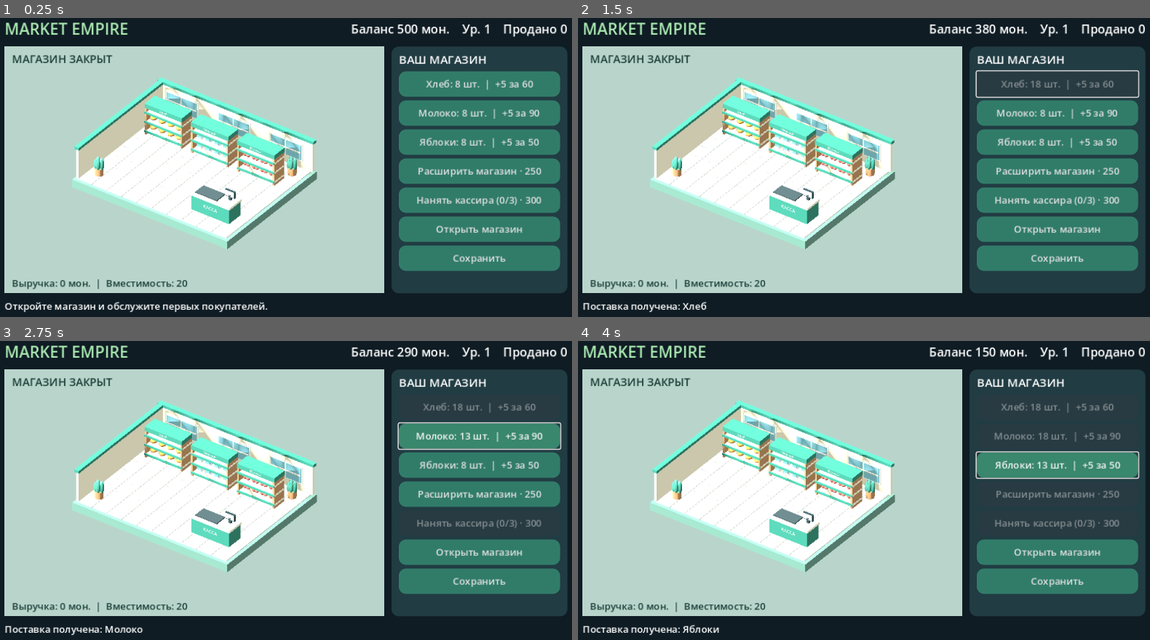
Above: before the commit, frames 1-4 (two rows, left to right).
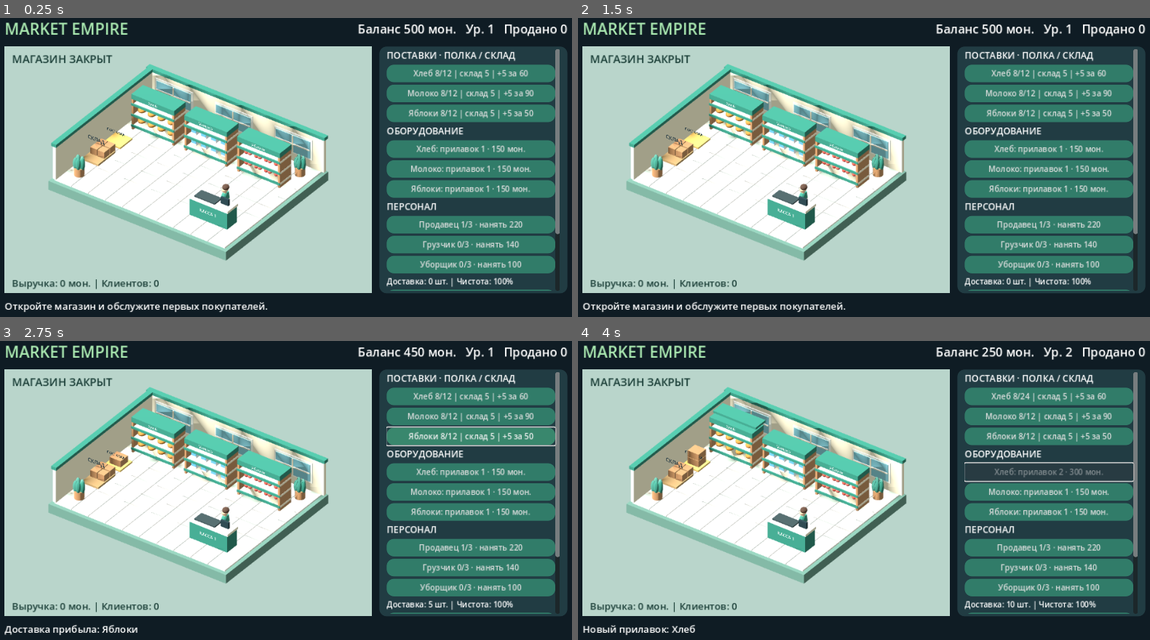
Above: after the commit, the same moments.

Repository: Denis-create-boop/mobile_game
Game: Godot game, scene res://main.tscn
The game is run twice, just before and just after one commit, with the same random seed, the same clock (stepped at 60 frames per second) and the same inputs.
Inputs (mouse positions are in pixels of both pictures, inside the frame that each line leads up to):
- Up to frame 1 (0.25 s): no input
- Up to frame 2 (1.5 s): click (1058, 83) at 0.5 s, where only the run before the commit has a clickable "Хлеб: 8 шт. | +5 за 60"; click (1058, 83) at 1.25 s, where only the run before the commit has a clickable "Хлеб: 13 шт. | +5 за 60"
- Up to frame 3 (2.75 s): click (480, 436) at 2 s, where only the run before the commit has a clickable "Молоко: 8 шт. | +5 за 90"
- Up to frame 4 (4 s): click (1058, 436) at 2.75 s, where only the run before the commit has a clickable "Молоко: 13 шт. | +5 за 90"; click (1058, 466) at 3.5 s, where only the run before the commit has a clickable "Яблоки: 8 шт. | +5 за 50"

The runs differ from the first frame. In frame 1, 30% of the frame differs, in the area x 8-100%, y 1-92%; in frame 2, 32%; in frame 3, 31%; in frame 4, 34%, in the area x 1-100%, y 1-99%.

Commit message:
Implement customer orders, seller service, warehouse deliveries and staff roles

Diff:
--- a/main.gd
+++ b/main.gd
@@ -10,7 +10,23 @@
 var level: int = 1
 var sold: int = 0
 var revenue: int = 0
-var workers: int = 0
+var workers: int = 1
+var loaders: int = 0
+var cleaners: int = 0
+var storage: Array = [5,5,5]
+var delivery: Array = [0,0,0]
+var shelf_levels: Array = [1,1,1]
+var dirt: float = 0.0
+var sellers: Array = []
+var loader_pos := Vector3(-4,0,1)
+var cleaner_pos := Vector3(-3,0,2)
+var loader_phase: int = 0
+var loader_item: int = -1
+var loader_amount: int = 0
+var cleaner_target := Vector3(-3,0,2)
+var staff_buttons: Array[Button] = []
+var shelf_buttons: Array[Button] = []
+var info: Label
 var running: bool = false
 var elapsed: float = 0.0
 var customer_x: float = 0.0
@@ -28,6 +44,8 @@
 func _ready():
 	rng.randomize()
 	load_game()
+	for i in range(workers):
+		add_seller()
 	build_ui()
 	refresh()
 
@@ -37,8 +55,8 @@
 	s.set_corner_radius_all(radius)
 	s.content_margin_left = 12
 	s.content_margin_right = 12
-	s.content_margin_top = 7
-	s.content_margin_bottom = 7
+	s.content_margin_top = 4
+	s.content_margin_bottom = 4
 	return s
 
 func label(parent: Node, value: String, size: int = 18) -> Label:
@@ -51,8 +69,8 @@
 func button(parent: Node, value: String, action: Callable) -> Button:
 	var b = Button.new()
 	b.text = value
-	b.custom_minimum_size.y = 42
-	b.add_theme_font_size_override("font_size", 16)
+	b.custom_minimum_size.y = 29
+	b.add_theme_font_size_override("font_size", 13)
 	b.add_theme_stylebox_override("normal", style(Color("#317c69")))
 	b.add_theme_stylebox_override("hover", style(Color("#39876d")))
 	b.add_theme_stylebox_override("pressed", style(Color("#1a493e")))
@@ -91,17 +109,28 @@
 	world.add_child(visual)
 	visual.set_anchors_and_offsets_preset(Control.PRESET_FULL_RECT)
 	var panel = PanelContainer.new()
-	panel.custom_minimum_size.x = 290
+	panel.custom_minimum_size.x = 310
 	panel.add_theme_stylebox_override("panel", style(Color("#213c43")))
 	row.add_child(panel)
+	var scroll = ScrollContainer.new()
+	scroll.horizontal_scroll_mode = ScrollContainer.SCROLL_MODE_DISABLED
+	panel.add_child(scroll)
 	var side = VBoxContainer.new()
-	side.add_theme_constant_override("separation", 6)
-	panel.add_child(side)
-	label(side, "ВАШ МАГАЗИН", 19)
+	side.size_flags_horizontal = Control.SIZE_EXPAND_FILL
+	side.add_theme_constant_override("separation", 4)
+	scroll.add_child(side)
+	label(side, "ПОСТАВКИ · ПОЛКА / СКЛАД", 15)
 	for i in range(GOODS.size()):
 		shop_rows.append(button(side, "", buy.bind(i)))
-	upgrade = button(side, "", expand_store)
-	hire = button(side, "", hire_worker)
+	label(side, "ОБОРУДОВАНИЕ", 15)
+	for i in range(3):
+		shelf_buttons.append(button(side, "", expand_shelf.bind(i)))
+	label(side, "ПЕРСОНАЛ", 15)
+	for i in range(3):
+		staff_buttons.append(button(side, "", hire_role.bind(i)))
+	info = label(side, "", 13)
+	button(side, "Разгрузить / пополнить вручную", manual_load)
+	button(side, "Убрать магазин вручную", manual_clean)
 	open_button = button(side, "", toggle_shop)
 	button(side, "Сохранить", save_game)
 	hint = label(root, "", 16)
@@ -109,105 +138,286 @@
 	hint.custom_minimum_size.y = 42
 
 func refresh():
-	hud.text = "Баланс %d мон.    Ур. %d    Продано %d" % [cash, level, sold]
-	for i in range(GOODS.size()):
-		shop_rows[i].text = "%s: %d шт.  |  +5 за %d" % [GOODS[i], stock[i], COST[i]*5]
-		shop_rows[i].disabled = cash < COST[i]*5 or stock[i]+5 > capacity()
-	upgrade.text = "Расширить магазин · %d" % upgrade_cost()
-	upgrade.disabled = cash < upgrade_cost() or level >= 10
-	hire.text = "Нанять кассира (%d/3) · %d" % [workers, hire_cost()]
-	hire.disabled = cash < hire_cost() or workers >= 3
+	hud.text = "Баланс %d мон.   Ур. %d   Продано %d" % [cash, level, sold]
+	for i in range(3):
+		shop_rows[i].text = "%s %d/%d | склад %d | +5 за %d" % [GOODS[i],stock[i],capacity(i),storage[i],COST[i]*5]
+		shop_rows[i].disabled = cash < COST[i]*5 or storage[i]+delivery[i]+5 > 40
+		shelf_buttons[i].text = "%s: прилавок %d · %d мон." % [GOODS[i],shelf_levels[i],150*shelf_levels[i]]
+		shelf_buttons[i].disabled = shelf_levels[i]>=3 or cash<150*shelf_levels[i]
+	var counts = [workers,loaders,cleaners]
+	var names = ["Продавец","Грузчик","Уборщик"]
+	for i in range(3):
+		staff_buttons[i].text = "%s %d/3 · нанять %d" % [names[i],counts[i],role_cost(i)]
+		staff_buttons[i].disabled = counts[i]>=3 or cash<role_cost(i)
 	open_button.text = "Закрыть магазин" if running else "Открыть магазин"
+	info.text = "Доставка: %d шт. | Чистота: %d%%" % [delivery[0]+delivery[1]+delivery[2],roundi(100-dirt)]
 	hint.text = message
-	world.queue_redraw()
-
-func capacity() -> int:
-	return 20 + (level-1)*10
-
-func upgrade_cost() -> int:
-	return 250*level
-
-func hire_cost() -> int:
-	return 300*(workers+1)
+
+func capacity(i: int = 0) -> int:
+	return 12*shelf_levels[i]
+
+func role_cost(i: int) -> int:
+	return [220*workers,140*(loaders+1),100*(cleaners+1)][i]
 
 func buy(i: int):
-	if cash < COST[i]*5 or stock[i]+5 > capacity():
+	if cash<COST[i]*5 or storage[i]+delivery[i]+5>40:
 		return
 	cash -= COST[i]*5
-	stock[i] += 5
-	message = "Поставка получена: " + GOODS[i]
+	delivery[i] += 5
+	message = "Доставка прибыла: " + GOODS[i]
 	refresh()
 	save_game()
 
-func expand_store():
-	if cash < upgrade_cost() or level >= 10:
-		return
-	cash -= upgrade_cost()
+func expand_shelf(i: int):
+	if shelf_levels[i]>=3 or cash<150*shelf_levels[i]:
+		return
+	cash -= 150*shelf_levels[i]
+	shelf_levels[i] += 1
 	level += 1
-	message = "Магазин расширен! Вместимость и поток покупателей увеличены."
+	message = "Новый прилавок: " + GOODS[i]
 	refresh()
 	save_game()
 
-func hire_worker():
-	if cash < hire_cost() or workers >= 3:
-		return
-	cash -= hire_cost()
-	workers += 1
-	message = "Кассир нанят. Обслуживание покупателей ускорено."
+func hire_role(i: int):
+	var count: int = [workers,loaders,cleaners][i]
+	if count>=3 or cash<role_cost(i):
+		return
+	cash -= role_cost(i)
+	match i:
+		0:
+			workers += 1
+			add_seller()
+		1: loaders += 1
+		2: cleaners += 1
+	message = ["Продавец нанят","Грузчик нанят","Уборщик нанят"][i]
+	refresh()
+	save_game()
+
+func manual_load():
+	if loader_phase != 0:
+		return
+	for i in range(3):
+		if delivery[i]>0:
+			storage[i] += delivery[i]
+			delivery[i] = 0
+	for i in range(3):
+		var amount = mini(storage[i],capacity(i)-stock[i])
+		stock[i] += amount
+		storage[i] -= amount
+	message = "Товар разгружен, полки пополнены."
+	refresh()
+	save_game()
+
+func manual_clean():
+	dirt = 0
+	message = "Магазин чистый."
 	refresh()
 	save_game()
 
 func toggle_shop():
 	running = not running
 	elapsed = 0
-	message = "Магазин открыт. Следите за запасами." if running else "Магазин закрыт."
-	refresh()
+	message = "Магазин открыт." if running else "Магазин закрыт. Завершаем обслуживание."
+	refresh()
+
+func counter(i: int) -> Vector3:
+	return Vector3(3.1-i*2.7,0,2.3)
+
+func shelf_pos(i: int) -> Vector3:
+	return Vector3(-3.25+i*3.1,0,-1.35)
+
+func add_seller():
+	var p = counter(sellers.size())+Vector3(0,0,-0.95)
+	sellers.append({"pos":p,"phase":0,"customer":null,"item":-1,"timer":0.0,"carry":false})
+
+func move_actor(actor: Dictionary, target: Vector3, delta: float, speed: float = 2.6) -> bool:
+	var p: Vector3 = actor["pos"]
+	actor["pos"] = p.move_toward(target,speed*delta)
+	return actor["pos"].distance_to(target)<0.03
 
 func _process(delta):
 	if world == null:
 		return
 	if running:
 		elapsed += delta
-		var interval = maxf(0.8, 3.2 - 0.18*(level-1) - 0.4*workers)
-		if elapsed >= interval:
-			elapsed = 0.0
-			sell()
-	for customer in customers:
-		customer["progress"] += delta * 0.45
-	customers = customers.filter(func(c): return c["progress"] < 1.0)
-	world.queue_redraw()
-
-func sell():
-	var i = rng.randi_range(0, GOODS.size()-1)
-	customers.append({"progress": 0.0, "color": COLORS[i]})
-	if stock[i] > 0:
-		stock[i] -= 1
-		cash += PRICE[i]
-		revenue += PRICE[i]
-		sold += 1
-		message = "Покупатель купил %s · +%d" % [GOODS[i].to_lower(), PRICE[i]]
-	else:
-		message = "Покупатель ушёл: нет товара «%s»." % GOODS[i]
-	refresh()
-	save_game()
+		if elapsed>=maxf(3.0,6.0-workers*0.6+dirt*0.04) and customers.size()<6:
+			elapsed = 0
+			customers.append({"pos":Vector3(-4.1,0,3.65),"phase":0,"item":rng.randi_range(0,2),"timer":0.0,"carry":false,"counter":-1})
+	for c in customers:
+		if c["phase"]==0:
+			var q = customers.find(c)
+			move_actor(c,Vector3(-3.8+minf(q,4)*0.85,0,3.4),delta)
+		elif c["phase"]==1:
+			if move_actor(c,counter(c["counter"])+Vector3(0,0,0.95),delta):
+				c["phase"]=2
+		elif c["phase"]==4:
+			if move_actor(c,Vector3(-4.1,0,3.7),delta):
+				c["phase"]=5
+	customers = customers.filter(func(c): return c["phase"]!=5)
+	for i in range(sellers.size()):
+		service(sellers[i],i,delta)
+	update_loader(delta)
+	if cleaners>0:
+		cleaner_pos=cleaner_pos.move_toward(cleaner_target,delta*1.6)
+		if cleaner_pos.distance_to(cleaner_target)<0.1:
+			cleaner_target=Vector3(rng.randf_range(-4,2),0,rng.randf_range(-0.8,1.0))
+		dirt=maxf(0,dirt-delta*cleaners*0.65)
+	if running or not customers.is_empty():
+		dirt=minf(100,dirt+delta*0.12)
+	info.text = "Доставка: %d шт. | Чистота: %d%%" % [delivery[0]+delivery[1]+delivery[2],roundi(100-dirt)]
+
+func service(s: Dictionary, i: int, delta: float):
+	var home = counter(i)+Vector3(0,0,-0.95)
+	if s["phase"]==0:
+		for c in customers:
+			if c["phase"]==0:
+				s["customer"]=c
+				s["item"]=c["item"]
+				c["counter"]=i
+				c["phase"]=1
+				s["phase"]=1
+				break
+		return
+	var c: Dictionary = s["customer"]
+	var item: int = s["item"]
+	match s["phase"]:
+		1:
+			if c["phase"]==2:
+				s["phase"]=2
+				s["timer"]=0.6
+				message="Заказ клиента: "+GOODS[item]
+				refresh()
+		2:
+			s["timer"]-=delta
+			if s["timer"]<=0:
+				if stock[item]<=0:
+					message="Нет товара: "+GOODS[item]
+					c["phase"]=4
+					s["phase"]=0
+					refresh()
+				else:
+					s["phase"]=3
+		3:
+			if move_actor(s,shelf_pos(item),delta):
+				if stock[item]<=0:
+					c["phase"]=4
+					s["phase"]=6
+				else:
+					# Reserve visually; stock is deducted only when paid.
+					s["carry"]=true
+					stock[item]-=1
+					s["phase"]=4
+					refresh()
+		4:
+			if move_actor(s,home,delta):
+				s["carry"]=false
+				c["carry"]=true
+				s["phase"]=5
+				s["timer"]=0.9
+		5:
+			s["timer"]-=delta
+			if s["timer"]<=0:
+				cash+=PRICE[item]
+				revenue+=PRICE[item]
+				sold+=1
+				dirt=minf(100,dirt+2)
+				c["phase"]=4
+				s["phase"]=0
+				message="Оплата: %s +%d мон." % [GOODS[item],PRICE[item]]
+				refresh()
+				save_game()
+		6:
+			if move_actor(s,home,delta):
+				s["phase"]=0
+
+func update_loader(delta: float):
+	if loaders==0:
+		return
+	var dock = Vector3(-4.3,0,-0.2)
+	var warehouse = Vector3(-4.3,0,1.35)
+	var speed = 1.8+loaders*0.6
+	match loader_phase:
+		0:
+			for i in range(3):
+				if delivery[i]>0:
+					loader_item=i
+					loader_phase=1
+					break
+			if loader_phase==0:
+				for i in range(3):
+					if storage[i]>0 and stock[i]<capacity(i):
+						loader_item=i
+						loader_phase=3
+						break
+		1:
+			loader_pos=loader_pos.move_toward(dock,speed*delta)
+			if loader_pos.distance_to(dock)<0.03:
+				loader_amount=mini(5,delivery[loader_item])
+				delivery[loader_item]-=loader_amount
+				loader_phase=2
+		2:
+			loader_pos=loader_pos.move_toward(warehouse,speed*delta)
+			if loader_pos.distance_to(warehouse)<0.03:
+				storage[loader_item]+=loader_amount
+				loader_amount=0
+				loader_phase=0
+				refresh()
+				save_game()
+		3:
+			loader_pos=loader_pos.move_toward(warehouse,speed*delta)
+			if loader_pos.distance_to(warehouse)<0.03:
+				loader_amount=mini(5,storage[loader_item])
+				storage[loader_item]-=loader_amount
+				loader_phase=4
+		4:
+			var target=shelf_pos(loader_item)+Vector3(0.4,0,0.2)
+			loader_pos=loader_pos.move_toward(target,speed*delta)
+			if loader_pos.distance_to(target)<0.03:
+				var n=mini(loader_amount,capacity(loader_item)-stock[loader_item])
+				stock[loader_item]+=n
+				storage[loader_item]+=loader_amount-n
+				loader_amount=0
+				loader_phase=0
+				refresh()
+				save_game()
 
 func save_game():
-	var f = FileAccess.open(SAVE_PATH,FileAccess.WRITE)
+	# In-flight goods are restored to their source when a saved game is reopened.
+	var saved_stock=stock.duplicate()
+	var saved_storage=storage.duplicate()
+	var saved_delivery=delivery.duplicate()
+	for s in sellers:
+		if s["phase"]==4 or s["phase"]==5:
+			var i: int=s["item"]
+			if saved_stock[i]<capacity(i):
+				saved_stock[i]+=1
+			else:
+				saved_storage[i]+=1
+	if loader_phase==2:
+		saved_delivery[loader_item]+=loader_amount
+	elif loader_phase==4:
+		saved_storage[loader_item]+=loader_amount
+	var f=FileAccess.open(SAVE_PATH,FileAccess.WRITE)
 	if f:
-		f.store_string(JSON.stringify({"cash":cash,"stock":stock,"level":level,"sold":sold,"revenue":revenue,"workers":workers}))
+		f.store_string(JSON.stringify({"version":2,"cash":cash,"stock":saved_stock,"storage":saved_storage,"delivery":saved_delivery,"shelf_levels":shelf_levels,"level":level,"sold":sold,"revenue":revenue,"workers":workers,"loaders":loaders,"cleaners":cleaners,"dirt":dirt}))
 
 func load_game():
 	if not FileAccess.file_exists(SAVE_PATH):
 		return
-	var data = JSON.parse_string(FileAccess.get_file_as_string(SAVE_PATH))
-	if typeof(data) != TYPE_DICTIONARY:
-		return
-	cash = maxi(0,int(data.get("cash",500)))
-	level = clampi(int(data.get("level",1)),1,10)
-	sold = maxi(0,int(data.get("sold",0)))
-	revenue = maxi(0,int(data.get("revenue",0)))
-	workers = clampi(int(data.get("workers",0)),0,3)
-	var saved_stock = data.get("stock",[])
-	if typeof(saved_stock)==TYPE_ARRAY and saved_stock.size()==3:
-		for i in range(3):
-			stock[i] = clampi(int(saved_stock[i]),0,capacity())
+	var data=JSON.parse_string(FileAccess.get_file_as_string(SAVE_PATH))
+	if typeof(data)!=TYPE_DICTIONARY:
+		return
+	cash=maxi(0,int(data.get("cash",500)))
+	level=clampi(int(data.get("level",1)),1,10)
+	sold=maxi(0,int(data.get("sold",0)))
+	revenue=maxi(0,int(data.get("revenue",0)))
+	workers=clampi(int(data.get("workers",1)),1,3)
+	loaders=clampi(int(data.get("loaders",0)),0,3)
+	cleaners=clampi(int(data.get("cleaners",0)),0,3)
+	dirt=clampf(float(data.get("dirt",0)),0,100)
+	for i in range(3):
+		shelf_levels[i]=clampi(int(data.get("shelf_levels",[1,1,1])[i]),1,3)
+		var old=maxi(0,int(data.get("stock",[8,8,8])[i]))
+		stock[i]=mini(old,capacity(i))
+		storage[i]=maxi(0,int(data.get("storage",[5,5,5])[i]))+old-stock[i]
+		delivery[i]=maxi(0,int(data.get("delivery",[0,0,0])[i]))
--- a/store_visual.gd
+++ b/store_visual.gd
@@ -9,6 +9,15 @@
 var employees: Array = []
 var last_stock: Array = []
 var last_workers: int = -1
+var extras: Array = []
+var extra_goods: Array = []
+var counters: Array = []
+var loader: Node3D
+var cleaner: Node3D
+var crates: Array = []
+var dirt_marks: Array = []
+var delivery_boxes: Array = []
+var tick: float = 0.0
 var status_label: Label
 var sales_label: Label
 
@@ -18,6 +27,7 @@
 	viewport = SubViewport.new()
 	viewport.size = Vector2i(640,420)
 	viewport.own_world_3d = true
+	viewport.msaa_3d = Viewport.MSAA_2X
 	viewport.render_target_update_mode = SubViewport.UPDATE_ALWAYS
 	add_child(viewport)
 	stage = Node3D.new()
@@ -28,17 +38,17 @@
 	e.background_color = Color("#b9d5cb")
 	e.ambient_light_source = Environment.AMBIENT_SOURCE_COLOR
 	e.ambient_light_color = Color("#edf7ef")
-	e.ambient_light_energy = 0.75
+	e.ambient_light_energy = 0.45
 	env.environment = e
 	stage.add_child(env)
 	var light = DirectionalLight3D.new()
 	light.rotation_degrees = Vector3(-57,-38,0)
-	light.light_energy = 1.25
+	light.light_energy = 0.8
 	light.shadow_enabled = true
 	stage.add_child(light)
 	camera = Camera3D.new()
 	camera.projection = Camera3D.PROJECTION_ORTHOGONAL
-	camera.size = 13.5
+	camera.size = 11.8
 	camera.position = Vector3(10,12,14)
 	stage.add_child(camera)
 	camera.look_at(Vector3(0,0.3,0))
@@ -155,14 +165,47 @@
 					ball(item,Vector3(-0.06+k*0.20,0.27,0),Vector3(0.11,0.035,0.06),mint)
 			row.append(item)
 		products.append(row)
-	# Checkout, belt, screen, payment terminal.
-	box(stage,Vector3(3.1,0.48,2.3),Vector3(2.5,0.96,1.1),mint)
-	box(stage,Vector3(3.1,1.0,2.3),Vector3(2.6,0.13,1.17),cream)
-	box(stage,Vector3(2.7,1.09,2.3),Vector3(1.45,0.07,0.78),Color("#39484b"))
-	box(stage,Vector3(3.95,1.25,2.15),Vector3(0.14,0.33,0.14),Color("#36474b"))
-	box(stage,Vector3(3.95,1.49,2.15),Vector3(0.65,0.43,0.1),Color("#263b42"))
-	box(stage,Vector3(3.95,1.49,2.21),Vector3(0.56,0.34,0.02),Color("#a4e3bc"))
-	sign_text(stage,Vector3(3.1,0.55,2.86),"КАССА",Color.WHITE,0.006)
+		var expansions: Array = []
+		var more_goods: Array = []
+		for k in range(2):
+			var extra = Node3D.new()
+			stage.add_child(extra)
+			extra.position = Vector3(x,0,-2.1-float(k+1)*0.48)
+			# Expanded rack rises above the original shelf.
+			box(extra,Vector3(0,2.15+k*0.45,0.25),Vector3(2.5,0.12,0.8),mint)
+			for j in range(12):
+				var product = Node3D.new()
+				extra.add_child(product)
+				product.position=Vector3(-0.96+(j%6)*0.38,2.30+k*0.45,0.08+floori(j/6.0)*0.3)
+				ball(product,Vector3.ZERO,Vector3(0.25,0.25,0.25),game.COLORS[i])
+				more_goods.append(product)
+			extra.visible=false
+			expansions.append(extra)
+		extras.append(expansions)
+		extra_goods.append(more_goods)
+	for i in range(3):
+		var counter = Node3D.new()
+		stage.add_child(counter)
+		counter.position = game.counter(i)
+		box(counter,Vector3(0,0.48,0),Vector3(2.2,0.96,0.8),mint)
+		box(counter,Vector3(0,1.0,0),Vector3(2.3,0.13,0.85),cream)
+		box(counter,Vector3(-0.3,1.09,0),Vector3(1.2,0.07,0.6),Color("#39484b"))
+		box(counter,Vector3(0.7,1.27,0),Vector3(0.45,0.35,0.12),Color("#263b42"))
+		sign_text(counter,Vector3(0,0.55,0.43),"КАССА "+str(i+1),Color.WHITE,0.005)
+		counters.append(counter)
+		counter.visible = i<game.workers
+	# Warehouse and delivery zone.
+	box(stage,Vector3(-4.4,0.06,1.2),Vector3(0.95,0.1,1.4),Color("#b69367"))
+	sign_text(stage,Vector3(-4.4,1.1,1.4),"СКЛАД",Color("#243841"),0.006)
+	for i in range(9):
+		var crate=box(stage,Vector3(-4.6+(i%2)*0.43,0.27+floori(i/4.0)*0.42,0.65+(floori(i/2.0)%2)*0.48),Vector3(0.39,0.4,0.43),wood)
+		crates.append(crate)
+	box(stage,Vector3(-4.4,0.04,-0.4),Vector3(0.95,0.08,1.0),Color("#e7bb69"))
+	sign_text(stage,Vector3(-4.4,0.65,-0.2),"ПОСТАВКА",Color("#243841"),0.004)
+	for i in range(3):
+		delivery_boxes.append(box(stage,Vector3(-4.4,0.25+i*0.38,-0.45),Vector3(0.65,0.36,0.6),wood))
+	for i in range(6):
+		dirt_marks.append(ball(stage,Vector3(-3+i*0.95,0.012,0.3+sin(i)*0.7),Vector3(0.45,0.02,0.3),Color("#98876c")))
 	for pos in [Vector3(-4.25,0,3),Vector3(4.3,0,-3.15)]:
 		cylinder(stage,pos+Vector3(0,0.22,0),0.25,0.44,wood)
 		for j in range(5):
@@ -173,6 +216,13 @@
 		employee.position = Vector3(3.8-i*1.1,0,1.3)
 		employee.visible = false
 		employees.append(employee)
+		add_carry(employee)
+	loader=person(Color("#cf913c"))
+	add_carry(loader)
+	cleaner=person(Color("#758fc7"))
+	var broom=box(cleaner,Vector3(0.34,0.45,0.16),Vector3(0.055,0.95,0.055),wood)
+	broom.rotation.z=-0.3
+	box(cleaner,Vector3(0.48,0.08,0.16),Vector3(0.25,0.12,0.2),Color("#c59e65"))
 
 func person(color: Color) -> Node3D:
 	var p = Node3D.new()
@@ -202,31 +252,78 @@
 		ball(p,Vector3(direction*0.07,1.21,0.16),Vector3(0.035,0.045,0.025),Color("#3f3530"))
 	return p
 
-func _process(_delta):
-	if not is_instance_valid(game) or status_label == null:
+func add_carry(p: Node3D):
+	var b=box(p,Vector3(0,0.72,0.3),Vector3(0.32,0.28,0.28),Color("#c99458"))
+	b.visible=false
+	p.set_meta("carry",b)
+
+func actor(p: Node3D, target: Vector3, carrying: bool, dt: float):
+	var direction=target-p.position
+	if direction.length()>0.001:
+		p.rotation.y=atan2(direction.x,direction.z)
+		p.get_meta("left").rotation.x=sin(tick*12)*0.5
+		p.get_meta("right").rotation.x=-sin(tick*12)*0.5
+	else:
+		p.get_meta("left").rotation.x=0
+		p.get_meta("right").rotation.x=0
+	p.position=target
+	p.get_meta("carry").visible=carrying
+
+func _process(delta):
+	if not is_instance_valid(game) or status_label==null:
 		return
-	if game.stock != last_stock:
-		last_stock = game.stock.duplicate()
-		for i in range(3):
-			for j in range(products[i].size()):
-				products[i][j].visible = j < game.stock[i]
-	if game.workers != last_workers:
-		last_workers = game.workers
-		for i in range(employees.size()):
-			employees[i].visible = i < game.workers
-	while people.size() < game.customers.size():
-		people.append(person(Color("#d78c71").lerp(Color("#759cc9"),float(people.size()%4)/3.0)))
-	while people.size() > game.customers.size():
+	tick+=delta
+	for i in range(3):
+		for j in range(products[i].size()):
+			products[i][j].visible=j<game.stock[i]
+		for k in range(2):
+			extras[i][k].visible=game.shelf_levels[i]>k+1
+		for j in range(extra_goods[i].size()):
+			extra_goods[i][j].visible=j+12<game.stock[i]
+		employees[i].visible=i<game.workers
+		counters[i].visible=i<game.workers
+		if i<game.sellers.size():
+			var s=game.sellers[i]
+			actor(employees[i],s["pos"],s["carry"],delta)
+		delivery_boxes[i].visible=game.delivery[0]+game.delivery[1]+game.delivery[2]>i*5
+	for i in range(crates.size()):
+		crates[i].visible=game.storage[0]+game.storage[1]+game.storage[2]>i*4
+	for i in range(dirt_marks.size()):
+		dirt_marks[i].visible=game.dirt>i*15+8
+	loader.visible=game.loaders>0
+	cleaner.visible=game.cleaners>0
+	actor(loader,game.loader_pos,game.loader_amount>0,delta)
+	var clean_target: Vector3=game.cleaner_pos
+	update_cleaner(clean_target)
+	while people.size()<game.customers.size():
+		var p=person(Color("#d78c71").lerp(Color("#759cc9"),float(people.size()%4)/3.0))
+		add_carry(p)
+		var tag=Label3D.new()
+		tag.position=Vector3(0,1.8,0)
+		tag.billboard=BaseMaterial3D.BILLBOARD_ENABLED
+		tag.font_size=42
+		tag.pixel_size=0.006
+		tag.modulate=Color("#fff5cc")
+		tag.outline_modulate=Color("#263b42")
+		tag.outline_size=8
+		p.add_child(tag)
+		p.set_meta("order",tag)
+		people.append(p)
+	while people.size()>game.customers.size():
 		people.pop_back().queue_free()
 	for i in range(people.size()):
-		var progress: float = game.customers[i]["progress"]
-		var p: Node3D = people[i]
-		var x = lerpf(-2.5,2.0,progress)
-		var z = 3.3-sin(progress*PI)*3.1
-		p.position = Vector3(x,0,z)
-		p.rotation.y = 1.4
-		p.get_meta("left").rotation.x = sin(progress*35.0)*0.5
-		p.get_meta("right").rotation.x = -sin(progress*35.0)*0.5
-	status_label.text = "МАГАЗИН ОТКРЫТ" if game.running else "МАГАЗИН ЗАКРЫТ"
-	sales_label.position = Vector2(12,size.y-28)
-	sales_label.text = "Выручка: %d мон.  |  Вместимость: %d" % [game.revenue,game.capacity()]
+		var c=game.customers[i]
+		actor(people[i],c["pos"],c["carry"],delta)
+		var tag: Label3D=people[i].get_meta("order")
+		tag.text=game.GOODS[c["item"]] if c["phase"]<4 and not c["carry"] else ("Оплата" if c["carry"] and c["phase"]<4 else "")
+	status_label.text="МАГАЗИН ОТКРЫТ" if game.running else "МАГАЗИН ЗАКРЫТ"
+	sales_label.position=Vector2(12,size.y-28)
+	sales_label.text="Выручка: %d мон. | Клиентов: %d" % [game.revenue,game.customers.size()]
+
+func update_cleaner(target: Vector3):
+	var d=target-cleaner.position
+	if d.length()>0.001:
+		cleaner.rotation.y=atan2(d.x,d.z)
+		cleaner.get_meta("left").rotation.x=sin(tick*10)*0.35
+		cleaner.get_meta("right").rotation.x=-sin(tick*10)*0.35
+	cleaner.position=target
